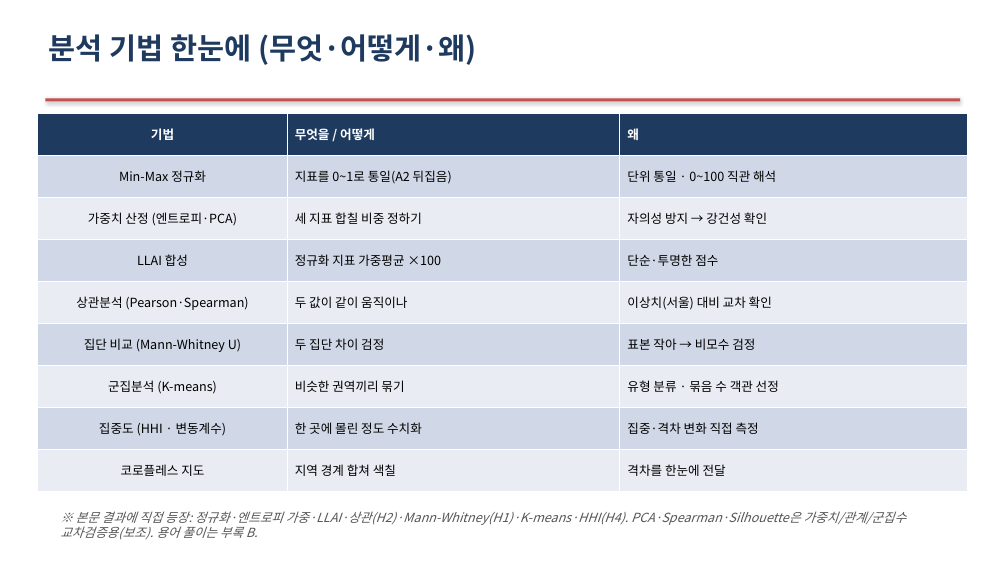
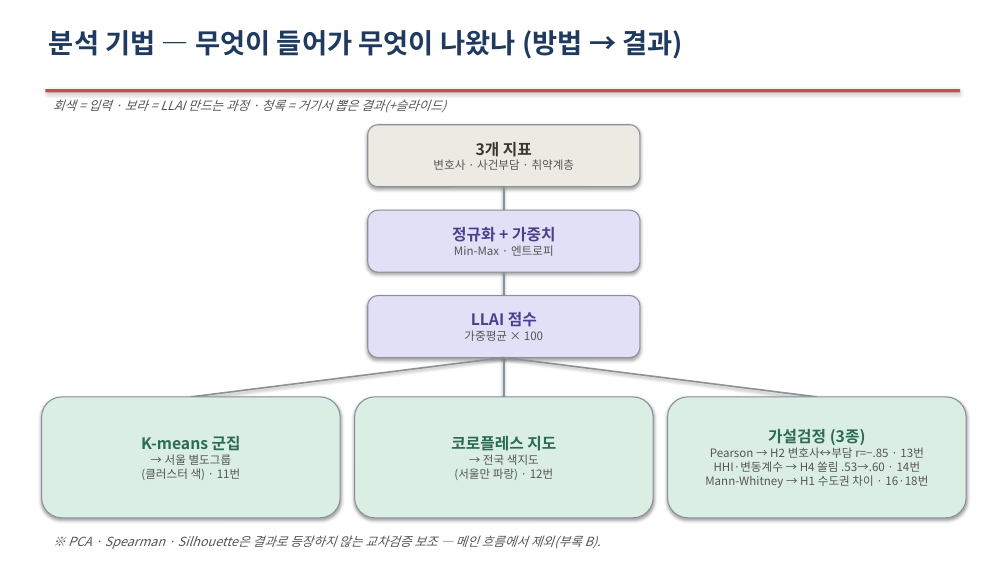
Before and after one commit to Allenkeem/llai-project, a slide deck: slide 10 of reports/발표자료.pptx. Drawn at 1008x567 pixels with LibreOffice and Linux fonts; fonts in the diff are those of the drawing. Boxes give left, top, right and bottom in pixels: in the first picture for what was removed or moved away, otherwise in the second. Text is boxed around its words. In the diff, an @@ line names an element or a change of style, - is before the commit and + after.

```diff
--- a/reports/발표자료.pptx
+++ b/reports/발표자료.pptx
@@ text at (x1=49, y1=30, x2=684, y2=59): text changed; size 28 to 26 pt @@
-분석 기법 한눈에 (무엇·어떻게·왜)
+분석 기법 — 무엇이 들어가 무엇이 나왔나 (방법 → 결과)
@@ rectangle moved from (x1=45, y1=98, x2=960, y2=101) to (x1=45, y1=89, x2=960, y2=92) @@
@@ table removed at (x1=38, y1=113, x2=968, y2=492), 9 rows, 3 columns @@
-기법 | 무엇을 / 어떻게 | 왜
-Min-Max 정규화 | 지표를 0~1로 통일(A2 뒤집음) | 단위 통일 · 0~100 직관 해석
-가중치 산정 (엔트로피·PCA) | 세 지표 합칠 비중 정하기 | 자의성 방지 → 강건성 확인
-LLAI 합성 | 정규화 지표 가중평균 ×100 | 단순·투명한 점수
-상관분석 (Pearson·Spearman) | 두 값이 같이 움직이나 | 이상치(서울) 대비 교차 확인
-집단 비교 (Mann-Whitney U) | 두 집단 차이 검정 | 표본 작아 → 비모수 검정
-군집분석 (K-means) | 비슷한 권역끼리 묶기 | 유형 분류 · 묶음 수 객관 선정
-집중도 (HHI · 변동계수) | 한 곳에 몰린 정도 수치화 | 집중·격차 변화 직접 측정
-코로플레스 지도 | 지역 경계 합쳐 색칠 | 격차를 한눈에 전달
@@ text added at (x1=53, y1=99, x2=446, y2=112), 12 pt, text #555555, italic @@
+회색 = 입력 · 보라 = LLAI 만드는 과정 · 청록 = 거기서 뽑은 결과(+슬라이드)
@@ rounded rectangle added at (x1=368, y1=125, x2=640, y2=187), fill #ECEAE3, outline #88909A 1 pt, 11 pt, text #555555 @@
+3개 지표
+변호사 · 사건부담 · 취약계층
@@ line added from (504, 187) to (504, 210), #88909A 1.5 pt @@
@@ rounded rectangle added at (x1=368, y1=210, x2=640, y2=272), fill #E2E0F6, outline #88909A 1 pt, 11 pt, text #555555 @@
+정규화 + 가중치
+Min-Max · 엔트로피
@@ rounded rectangle added at (x1=368, y1=296, x2=640, y2=358), fill #E2E0F6, outline #88909A 1 pt, 11 pt, text #555555 @@
+LLAI 점수
+가중평균 × 100
@@ line added from (504, 272) to (504, 296), #88909A 1.5 pt @@
@@ line added from (504, 358) to (191, 397), #88909A 1.5 pt @@
@@ line added from (504, 358) to (504, 397), #88909A 1.5 pt @@
@@ line added from (504, 358) to (817, 397), #88909A 1.5 pt @@
@@ rounded rectangle added at (x1=42, y1=397, x2=340, y2=518), fill #DBEEE4, outline #88909A 1 pt, 11 pt, text #555555 @@
+K-means 군집
+→ 서울 별도그룹
+(클러스터 색) · 11번
@@ rounded rectangle added at (x1=355, y1=397, x2=653, y2=518), fill #DBEEE4, outline #88909A 1 pt, 11 pt, text #555555 @@
+코로플레스 지도
+→ 전국 색지도
+(서울만 파랑) · 12번
@@ rounded rectangle added at (x1=668, y1=397, x2=966, y2=518), fill #DBEEE4, outline #88909A 1 pt, 11 pt, text #555555 @@
+가설검정 (3종)
+Pearson → H2 변호사↔부담 r=−.85 · 13번
+HHI·변동계수 → H4 쏠림 .53→.60 · 14번
+Mann-Whitney → H1 수도권 차이 · 16·18번
@@ text at (x1=68, y1=535, x2=601, y2=549): text changed @@
-※ 본문 결과에 직접 등장: 정규화·엔트로피 가중·LLAI·상관(H2)·Mann-Whitney(H1)·K-means·HHI(H4). PCA·Spearman·Silhouette은 가중치/관계/군집수 교차검증용(보조). 용어 풀이는 부록 B.
+※ PCA · Spearman · Silhouette은 결과로 등장하지 않는 교차검증 보조 — 메인 흐름에서 제외(부록 B).
```
